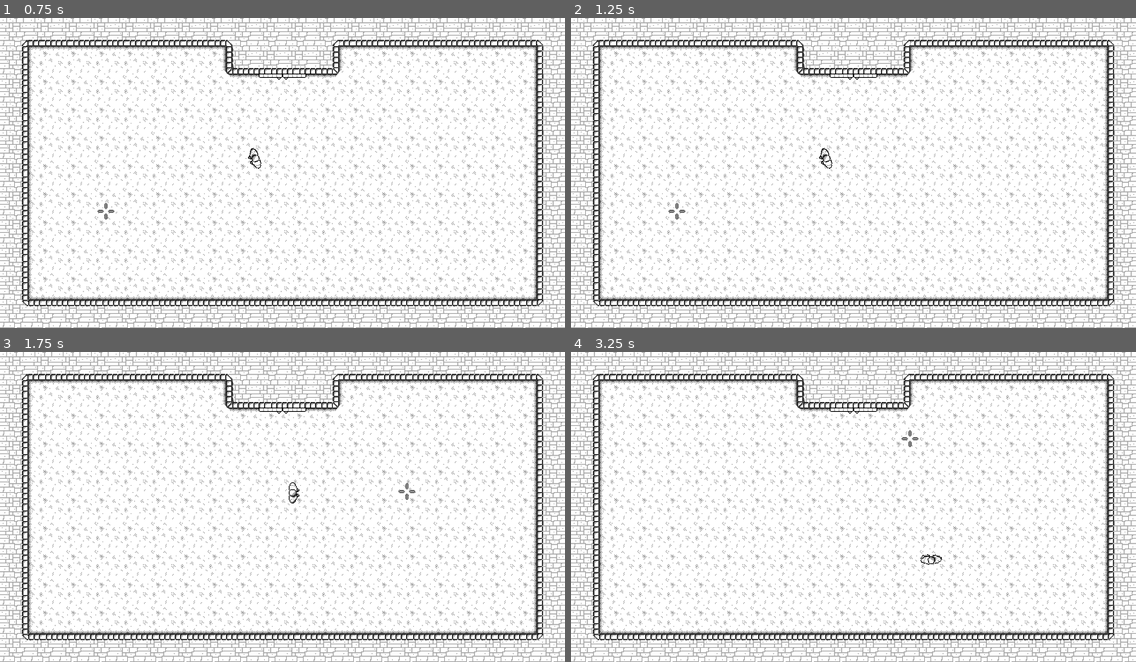
Above: before the commit, frames 1-4 (two rows, left to right).
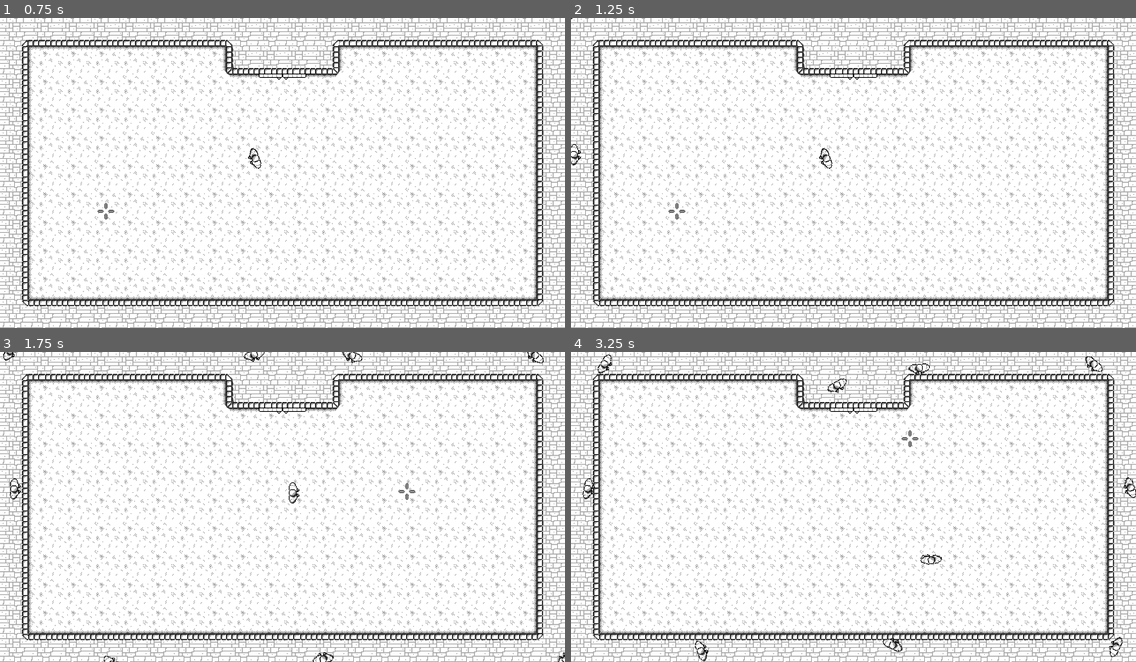
Above: after the commit, the same moments.

Repository: CarlMachado/DarknessFury
Game: Godot game, scene res://scenes/main_menu.tscn
Same seed, same stepped clock (60 frames per second), same inputs: the game is played once before the commit and once after it.
Inputs (mouse positions are in pixels of both pictures, inside the frame that each line leads up to):
- Up to frame 1 (0.75 s): click "Jogar" at 0.5 s
- Up to frame 2 (1.25 s): no input
- Up to frame 3 (1.75 s): move the mouse to (406, 491) at 1.27 s; hold D (ui_right) from 1.28 s (still down)
- Up to frame 4 (3.25 s): move the mouse to (740, 522) at 2.02 s; release D (ui_right) at 2.03 s; hold S (ui_down) 2.03-2.78 s; move the mouse to (910, 438) at 2.77 s; hold D (ui_right) from 2.78 s (still down)

Frame 1 is identical in both runs. In frame 2, less than 0.1% of the frame differs, in the area x 0-63%, y 0-48%; in frame 3, 0.4%; in frame 4, 0.7%, in the area x 2-100%, y 0-100%.

Commit message:
Inimigo com movimentação dinâmica, correcao de bugs gerais

Diff:
--- a/prefabs/enemy.tscn
+++ b/prefabs/enemy.tscn
@@ -1,14 +1,14 @@
-[gd_scene load_steps=12 format=2]
+[gd_scene load_steps=13 format=2]
 
 [ext_resource path="res://scripts/enemy.gd" type="Script" id=1]
 [ext_resource path="res://sprites/player/walk_0.png" type="Texture" id=2]
-[ext_resource path="res://sprites/player/raise_0.png" type="Texture" id=3]
-[ext_resource path="res://sprites/player/raise_1.png" type="Texture" id=4]
-[ext_resource path="res://sprites/player/raise_2.png" type="Texture" id=5]
-[ext_resource path="res://sprites/player/raise_3.png" type="Texture" id=6]
-[ext_resource path="res://sprites/player/walk_1.png" type="Texture" id=7]
-[ext_resource path="res://sprites/player/walk_2.png" type="Texture" id=8]
-[ext_resource path="res://sprites/player/walk_3.png" type="Texture" id=9]
+[ext_resource path="res://sprites/player/walk_1.png" type="Texture" id=3]
+[ext_resource path="res://sprites/player/walk_2.png" type="Texture" id=4]
+[ext_resource path="res://sprites/player/walk_3.png" type="Texture" id=5]
+[ext_resource path="res://sprites/player/raise_0.png" type="Texture" id=6]
+[ext_resource path="res://sprites/player/raise_1.png" type="Texture" id=7]
+[ext_resource path="res://sprites/player/raise_2.png" type="Texture" id=8]
+[ext_resource path="res://sprites/player/raise_3.png" type="Texture" id=9]
 
 [sub_resource type="SpriteFrames" id=1]
 animations = [ {
@@ -17,16 +17,20 @@
 "name": "idle",
 "speed": 5.0
 }, {
-"frames": [ ExtResource( 3 ), ExtResource( 4 ), ExtResource( 5 ), ExtResource( 6 ), ExtResource( 2 ) ],
+"frames": [ ExtResource( 2 ), ExtResource( 3 ), ExtResource( 4 ), ExtResource( 5 ) ],
+"loop": true,
+"name": "walk",
+"speed": 10.0
+}, {
+"frames": [ ExtResource( 6 ), ExtResource( 7 ), ExtResource( 8 ), ExtResource( 9 ), ExtResource( 2 ) ],
 "loop": true,
 "name": "rise",
 "speed": 2.0
-}, {
-"frames": [ ExtResource( 2 ), ExtResource( 7 ), ExtResource( 8 ), ExtResource( 9 ) ],
-"loop": true,
-"name": "walk",
-"speed": 10.0
 } ]
+
+[sub_resource type="CapsuleShape2D" id=3]
+radius = 10.2184
+height = 28.0624
 
 [sub_resource type="CircleShape2D" id=2]
 radius = 1644.38
@@ -41,6 +45,10 @@
 frames = SubResource( 1 )
 animation = "idle"
 
+[node name="shape" type="CollisionShape2D" parent="."]
+position = Vector2( -2.04057, -0.680191 )
+shape = SubResource( 3 )
+
 [node name="sensor" type="Area2D" parent="."]
 collision_layer = 0
 
--- a/scenes/levels/arena.tscn
+++ b/scenes/levels/arena.tscn
@@ -1,10 +1,25 @@
-[gd_scene load_steps=6 format=2]
+[gd_scene load_steps=11 format=2]
 
 [ext_resource path="res://scripts/arena.gd" type="Script" id=1]
 [ext_resource path="res://prefabs/tile_arena.tscn" type="PackedScene" id=2]
 [ext_resource path="res://prefabs/player.tscn" type="PackedScene" id=3]
 [ext_resource path="res://scenes/spawn_enemy.tscn" type="PackedScene" id=4]
 [ext_resource path="res://prefabs/mouse_cross.tscn" type="PackedScene" id=5]
+
+[sub_resource type="RectangleShape2D" id=1]
+extents = Vector2( 57, 0.860004 )
+
+[sub_resource type="RectangleShape2D" id=2]
+extents = Vector2( 117.5, 0.939129 )
+
+[sub_resource type="RectangleShape2D" id=3]
+extents = Vector2( 0.844852, 149.114 )
+
+[sub_resource type="RectangleShape2D" id=4]
+extents = Vector2( 294.479, 0.571289 )
+
+[sub_resource type="RectangleShape2D" id=5]
+extents = Vector2( 0.830383, 15.5794 )
 
 [node name="arena" type="Node2D"]
 scale = Vector2( 2, 2 )
@@ -17,6 +32,7 @@
 position = Vector2( 288, 160 )
 
 [node name="enemy_spawns" type="Node" parent="."]
+editor/display_folded = true
 
 [node name="spawn_enemy0" parent="enemy_spawns" instance=ExtResource( 4 )]
 position = Vector2( -23.4, 310 )
@@ -46,3 +62,71 @@
 position = Vector2( 211.289, 742.922 )
 
 [node name="mouse_cross" parent="." instance=ExtResource( 5 )]
+
+[node name="walls" type="StaticBody2D" parent="."]
+editor/display_folded = true
+collision_layer = 4
+collision_mask = 0
+
+[node name="poly" type="CollisionPolygon2D" parent="walls"]
+polygon = PoolVector2Array( 30.1928, 24.9723, 24.928, 30.3967, 24.7684, 321.498, 30.3524, 326.763, 31.7882, 326.763, 31.9478, 25.0552 )
+
+[node name="poly2" type="CollisionPolygon2D" parent="walls"]
+polygon = PoolVector2Array( 31.9478, 24.8957, 257.821, 25.2148, 262.607, 30.4796, 262.607, 31.9155, 31.8251, 31.9155 )
+
+[node name="poly3" type="CollisionPolygon2D" parent="walls"]
+polygon = PoolVector2Array( 262.891, 31.8469, 263.004, 64.1112, 257.815, 63.7728, 255.897, 61.9678, 256.122, 31.8469 )
+
+[node name="poly4" type="CollisionPolygon2D" parent="walls"]
+polygon = PoolVector2Array( 263.066, 57.0125, 383.998, 57.0923, 383.998, 61.8785, 381.844, 63.8728, 263.018, 63.99 )
+
+[node name="poly5" type="CollisionPolygon2D" parent="walls"]
+polygon = PoolVector2Array( 377.221, 57.029, 377.221, 29.8582, 382.258, 24.9283, 383.759, 24.9283, 384.187, 57.029 )
+
+[node name="poly6" type="CollisionPolygon2D" parent="walls"]
+polygon = PoolVector2Array( 384.041, 25.1944, 609.666, 25.1944, 615.426, 30.6659, 615.138, 31.6738, 384.041, 31.9618 )
+
+[node name="poly7" type="CollisionPolygon2D" parent="walls"]
+polygon = PoolVector2Array( 615.016, 31.7075, 614.913, 320.236, 608.028, 320.422, 608.293, 31.8732 )
+
+[node name="poly8" type="CollisionPolygon2D" parent="walls"]
+polygon = PoolVector2Array( 614.974, 320.421, 614.974, 321.934, 609.941, 327, 32.0673, 327.11, 32.2534, 320.132, 607.75, 320.063, 614.938, 320.375 )
+
+[node name="walls_area" type="Area2D" parent="."]
+editor/display_folded = true
+position = Vector2( 43, 28 )
+collision_layer = 4
+collision_mask = 0
+
+[node name="shape" type="CollisionShape2D" parent="walls_area"]
+position = Vector2( 278, 29 )
+shape = SubResource( 1 )
+
+[node name="shape2" type="CollisionShape2D" parent="walls_area"]
+position = Vector2( 101.5, -3 )
+shape = SubResource( 2 )
+
+[node name="shape3" type="CollisionShape2D" parent="walls_area"]
+position = Vector2( 453, -2.5 )
+shape = SubResource( 2 )
+
+[node name="shape4" type="CollisionShape2D" parent="walls_area"]
+position = Vector2( 572.228, 148.614 )
+shape = SubResource( 3 )
+
+[node name="shape5" type="CollisionShape2D" parent="walls_area"]
+position = Vector2( -18.161, 148.24 )
+shape = SubResource( 3 )
+
+[node name="shape6" type="CollisionShape2D" parent="walls_area"]
+position = Vector2( 276.924, 299.44 )
+shape = SubResource( 4 )
+
+[node name="shape7" type="CollisionShape2D" parent="walls_area"]
+position = Vector2( 219.702, 14.361 )
+shape = SubResource( 5 )
+
+[node name="shape8" type="CollisionShape2D" parent="walls_area"]
+position = Vector2( 334.376, 14.361 )
+shape = SubResource( 5 )
+[connection signal="body_entered" from="walls_area" to="enemy_spawns/spawn_enemy0" method="_on_walls_area_body_entered"]
--- a/scripts/enemy.gd
+++ b/scripts/enemy.gd
@@ -11,12 +11,12 @@
 var vel = 50
 
 func _ready():
-	yield(get_tree().create_timer(3), "timeout")
+	yield(get_tree().create_timer(3.25), "timeout")
 	homming = true
 
 func _physics_process(delta):
 	if !homming:
-		move_and_slide(Vector2(cos(rotation), sin(rotation)).normalized() * vel * delta)
+		move_and_slide(Vector2(cos(rotation), sin(rotation)) * 50)
 	if bodys.size():
 		var angle = get_angle_to(bodys[0].global_position)
 		if abs(angle) > DEATH_ZONE_ANGLE:
@@ -28,6 +28,9 @@
 	get_tree().call_group("spawn", "dead_enemy")
 	queue_free()
 
+func stop_in_area():
+	homming = true
+
 func _on_sensor_body_entered(body):
 	bodys.append(body)
 
--- a/scripts/spawn_enemy.gd
+++ b/scripts/spawn_enemy.gd
@@ -28,3 +28,7 @@
 	$"../".add_child(enemy)
 
 	$timer_spawn.stop()
+
+func _on_walls_area_body_entered(body):
+	if body.has_method("stop_in_area"):
+		body.stop_in_area()
Not shown: 12 places in prefabs/tile_arena.tscn that only renumber resources
